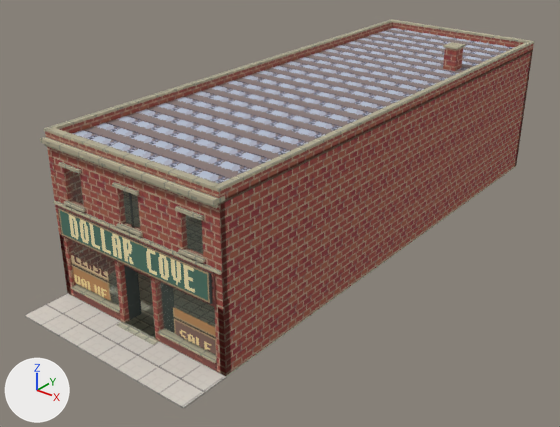
Before and after pictures for a commit that changed the glTF model prototypes/five-and-dime/marlow-2000-far.glb.
One viewpoint serves both versions: a camera (50 mm lens) standing at (22.3, -18.1, 19.3) and looking at (-0.8, 10.7, 1.4). The lights are fixed; the arrows at lower left show +X, +Y and +Z. The older version comes first. Objects named as collision shapes, trigger or cutter boxes, shadow casters or lower levels of detail are left out. Where no turn or scale is listed for an object, it has been applied to the vertices. Vertices at exactly the same position are counted once.

Script lines for the objects in view, before the commit:
```python
mat_roof_built_up = principled_material('roof_built_up')
mat_roof_built_up.texture = img_tar
mat_roof_built_up.roughness = 0.96
me_back_door_steel_casing = bpy.data.meshes.new('Back door steel casing')
me_back_door_steel_casing.from_pydata(...)  # 72 vertices, 108 faces; spans x -4.8..4.8, y -0.2..28.2, z 0.1..7.2
me_back_door_steel_casing.materials.append(mat_detail_frames)  # picture img_iron
me_continuous_roof_deck = bpy.data.meshes.new('Continuous roof deck')
me_continuous_roof_deck.from_pydata(...)  # a box spanning x -4.9..4.9, y 0.1..27.9, z 7.6..7.8
me_continuous_roof_deck.materials.append(mat_roof_built_up)  # picture img_tar
me_sign_sale = bpy.data.meshes.new('sign_sale')
me_sign_sale.from_pydata(...)  # 4 vertices, 2 faces; spans x 2.08..4.48, y 0.1, z 0.8..2.12
me_sign_sale.materials.append(mat_sign_name)
ob_building_shell__00 = bpy.data.objects.new('building_shell__00', me_back_door_steel_casing)
ob_building_shell__00.location = (0.0, 0.0, 0.0)
ob_roof_and_parapet__02 = bpy.data.objects.new('roof_and_parapet__02', me_continuous_roof_deck)
ob_roof_and_parapet__02.location = (0.0, 0.0, 0.0)
ob_sign_sale = bpy.data.objects.new('sign_sale', me_sign_sale)
ob_sign_sale.location = (0.0, 0.0, 0.0)
# also in view: 'roof_and_parapet__00' at (0.0, 14.0, 8.3); 'building_shell__04' at (0.0, 14.0, 3.9); 'sign_value' at (-3.2, 0.1, 1.5); 'building_shell__03' at (0.0, 14.0, 3.7); 'Shared street sidewalk' at (0.0, -1.2, 0.0)
```
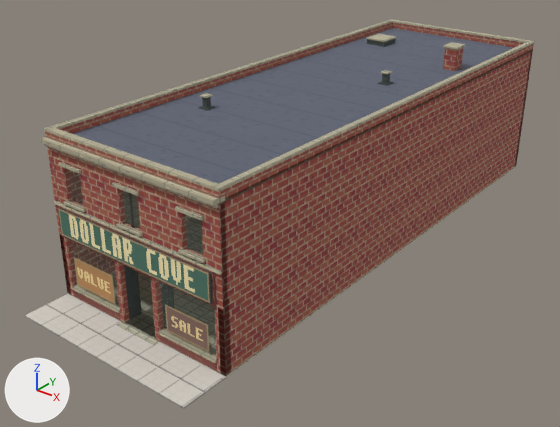
The change, as a diff of the scene's bpy script:
```diff
--- a/prototypes/five-and-dime/marlow-2000-far.glb.py
+++ b/prototypes/five-and-dime/marlow-2000-far.glb.py
@@ img_membrane @@
+img_membrane = load_image('membrane', '_unpacked/membrane', 128, 128, 'sRGB')
@@ mat_roof_built_up @@
 mat_roof_built_up = principled_material('roof_built_up')
-mat_roof_built_up.texture = img_tar
+mat_roof_built_up.texture = img_membrane
 mat_roof_built_up.roughness = 0.96
@@ me_sign_sale @@
 # used by ob_sign_sale; location = (0.0, 0.0, 0.0)
-me_sign_sale.from_pydata(...)  # 4 vertices, 2 faces; spans x 2.08..4.48, y 0.1, z 0.8..2.12
+me_sign_sale.from_pydata(...)  # 4 vertices, 2 faces; spans x 1.68..4.09, y 0.05, z 0.8..2.12
+# me_sign_sale part 1: the whole mesh is moved by (-0.39, -0.06, 0.0)
 me_sign_sale.materials.append(mat_sign_name)
@@ me_continuous_roof_deck @@
 me_continuous_roof_deck.from_pydata(...)  # 8 vertices, 12 faces; spans x -4.9..4.9, y 0.1..27.9, z 7.6..7.8
 # used by ob_roof_and_parapet__02; location = (0.0, 0.0, 0.0)
+# me_continuous_roof_deck part 2: texture (UV) coordinates of 12 of 12 faces, centred in x -4.9..4.9, y 0.1..27.9, z 7.6..7.8, changed; they spanned u -22.5..22.5, v 0.06..22.5 and now span u -5.63..5.63, v 0.02..5.63
 me_continuous_roof_deck.materials.append(mat_roof_built_up)
@@ me_rear_roof_scuttle @@
+me_rear_roof_scuttle.from_pydata(...)  # 40 vertices, 60 faces; spans x -3.6..2.2, y 7.1..24.2, z 7.8..8.3
+me_rear_roof_scuttle.materials.append(mat_detail_frames)  # picture img_iron
@@ ob_roof_and_parapet__03 @@
+ob_roof_and_parapet__03 = bpy.data.objects.new('roof_and_parapet__03', me_rear_roof_scuttle)
+ob_roof_and_parapet__03.location = (0.0, 0.0, 0.0)
```

Where the change shows, as pixel boxes (x1, y1, x2, y2) in the pictures (560 x 427 px):
'roof_and_parapet__02', surface changed (darker): (72, 28, 515, 184) in both
'sign_sale', mesh moved: before (173, 307, 216, 355); after (165, 304, 209, 352)
'roof_and_parapet__03', added: after (199, 39, 395, 110)
